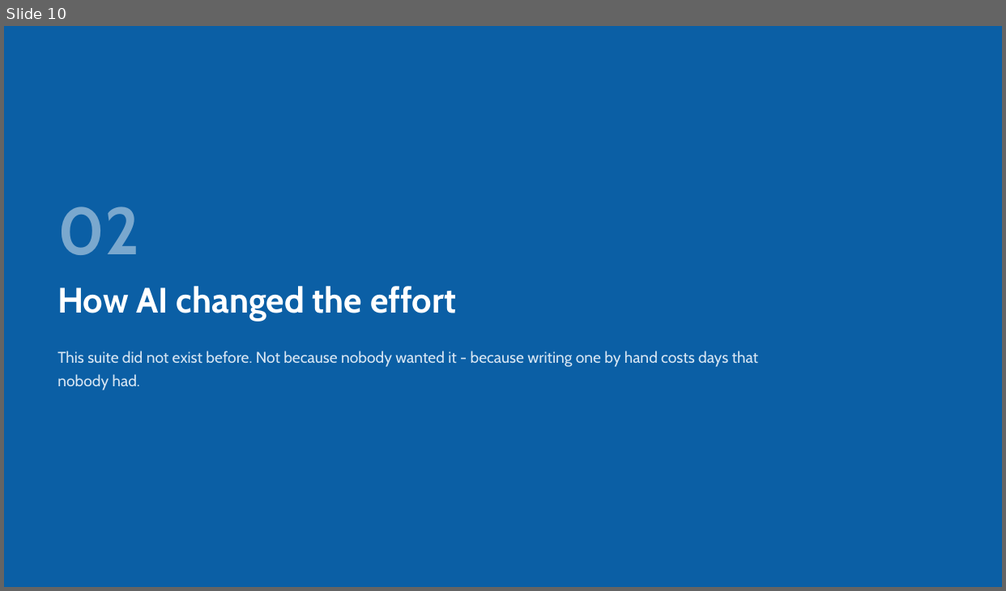
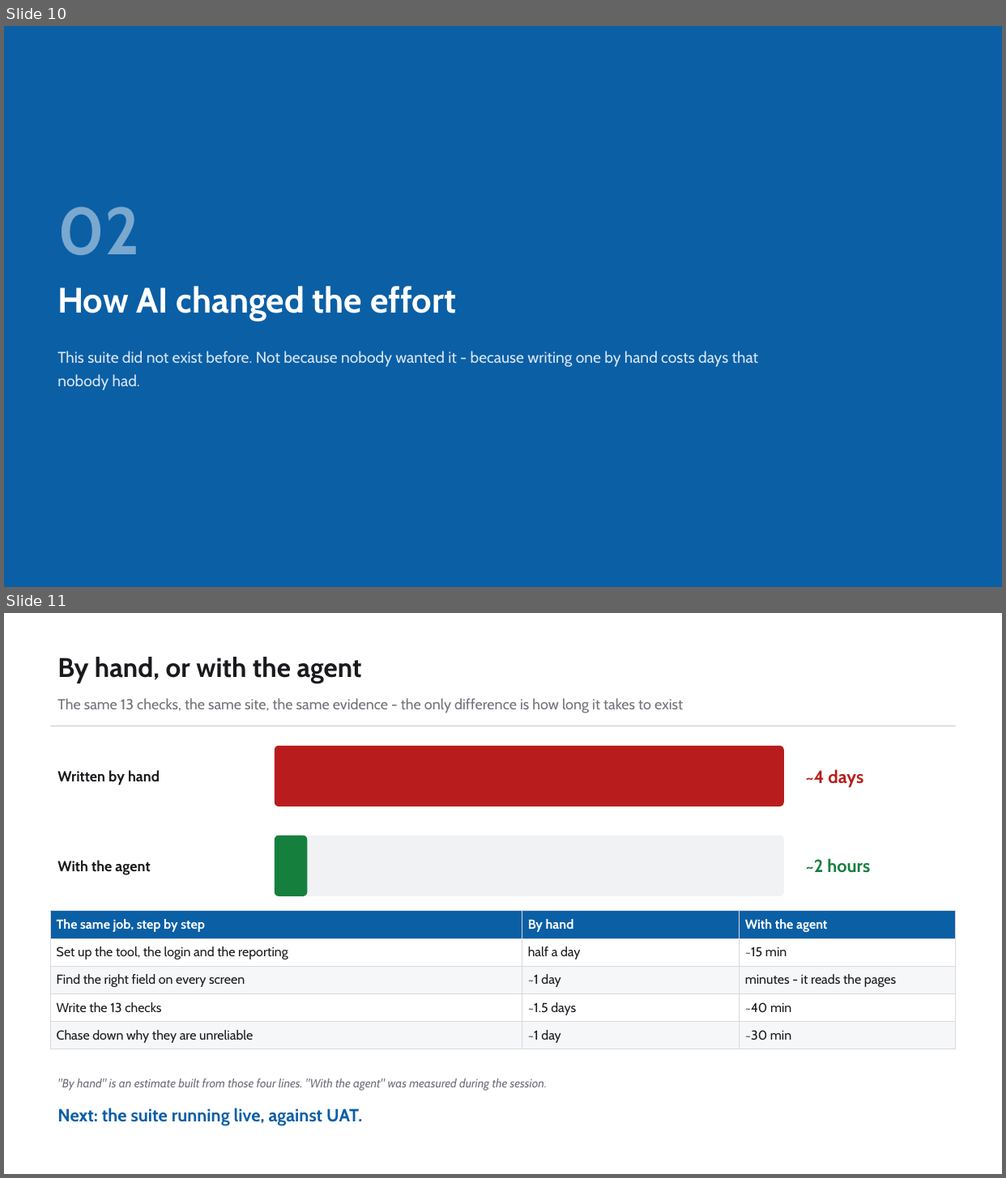
Before and after one commit to bulubuloa/AS.APAC.AI.Workshop, a slide deck: presentations/Web_Test_Automation_Playwright.pptx. Shown one above the other, each under a label of ours: slide 10 before the commit, slides 10 and 11 after it. The pictures are 1006x591 and 1006x1178 pixels, drawn with LibreOffice and Linux fonts; fonts in the diff are those of the drawing. Boxes give left, top, right and bottom in pixels: in the first picture for what was removed or moved away, otherwise in the second. Text is boxed around its words. In the diff, an @@ line names an element or a change of style, - is before the commit and + after.

Commit message:
Playwright deck: show the speed gap against a human and explain where it comes from

```diff
--- a/presentations/Web_Test_Automation_Playwright.pptx
+++ b/presentations/Web_Test_Automation_Playwright.pptx
@@ slide 11 added at [4,613,1002,1174], background #FFFFFF @@
@@ text added at [57,657,362,684], 26 pt, text #1A1A1E, bold @@
+By hand, or with the agent
@@ text added at [57,698,683,713], 14 pt, text #71717A @@
+The same 13 checks, the same site, the same evidence - the only difference is how long it takes to exist
@@ rectangle added at [50,726,956,726], fill #D9D9DE @@
@@ rounded rectangle added at [275,747,783,806], fill #B91C1C, outline #B91C1C 1 pt @@
@@ text added at [57,770,160,786], 14 pt, text #1A1A1E, bold @@
+Written by hand
@@ text added at [806,769,863,788], 17 pt, text #B91C1C, bold @@
+~4 days
@@ rounded rectangle added at [275,836,783,896], fill #F1F2F4, outline #F1F2F4 1 pt @@
@@ rounded rectangle added at [275,836,306,896], fill #15803D, outline #15803D 1 pt @@
@@ text added at [57,860,150,875], 14 pt, text #1A1A1E, bold @@
+With the agent
@@ text added at [806,858,870,873], 17 pt, text #15803D, bold @@
+~2 hours
@@ table added at [50,911,956,1046], 5 rows, 3 columns @@
+The same job, step by step | By hand | With the agent
+Set up the tool, the login and the reporting | half a day | ~15 min
+Find the right field on every screen | ~1 day | minutes - it reads the pages
+Write the 13 checks | ~1.5 days | ~40 min
+Chase down why they are unreliable | ~1 day | ~30 min
@@ text added at [57,1079,547,1091], 11.5 pt, text #71717A, italic @@
+"By hand" is an estimate built from those four lines. "With the agent" was measured during the session.
@@ text added at [57,1108,362,1127], 17 pt, text #0B5FA5, bold @@
+Next: the suite running live, against UAT.
```
Also in this commit, not shown: 1 other slide added, 1 slide removed, 2 other files.
